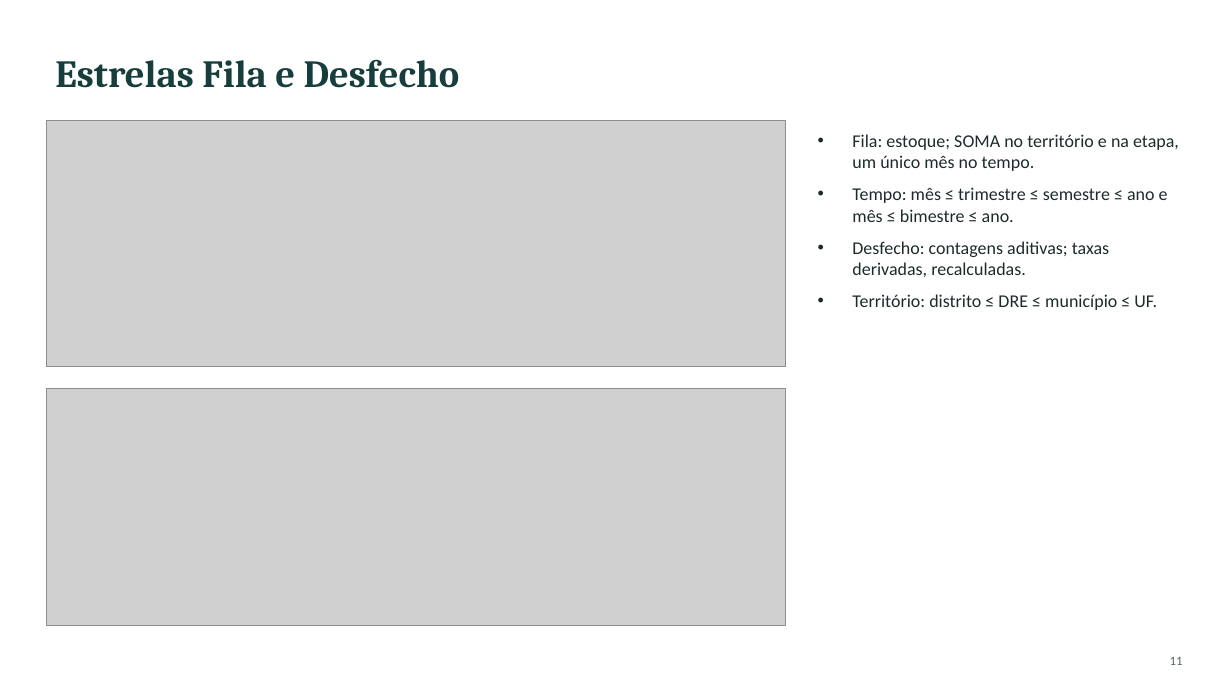
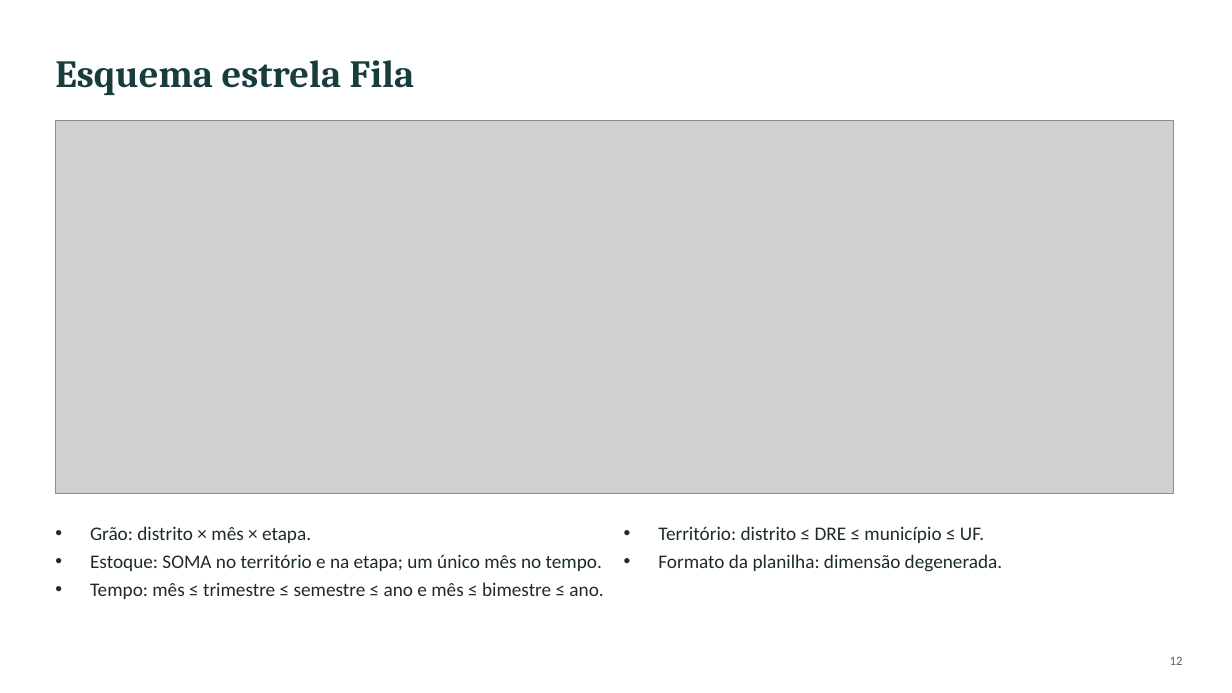
Before and after one commit to kevennlaranjeira/OLAP2026, a slide deck: slide 12 of docs/apresentacao/apresentacao-projeto1.pptx (slide 11 before the commit). Drawn at 1232x693 pixels with LibreOffice and Linux fonts; fonts in the diff are those of the drawing; grey boxes stand for pictures. Boxes give left, top, right and bottom in pixels: in the first picture for what was removed or moved away, otherwise in the second. Text is boxed around its words. In the diff, an @@ line names an element or a change of style, - is before the commit and + after.

```diff
--- a/docs/apresentacao/apresentacao-projeto1.pptx
+++ b/docs/apresentacao/apresentacao-projeto1.pptx
@@ text at box(55, 60, 415, 95): text changed @@
-Estrelas Fila e Desfecho
+Esquema estrela Fila
@@ picture: place and size @@
-picture at box(46, 120, 786, 367)
+picture at box(55, 120, 1174, 494)
@@ text at box(852, 241, 1157, 310): paragraphs removed @@
-• Desfecho: contagens aditivas; taxas derivadas, recalculadas.
-• Território: distrito ≤ DRE ≤ município ≤ UF.
@@ picture removed at box(46, 388, 786, 626) @@
@@ text "Grão: distrito × mês × ...": place and size @@
-text "Grão: distrito × mês × ..." at box(852, 134, 1179, 310)
+text "Grão: distrito × mês × ..." at box(90, 526, 603, 599)
@@ text at box(90, 526, 602, 571): text changed; size 14 to 15 pt @@
-• Fila: estoque; SOMA no território e na etapa, um único mês no tempo.
+• Grão: distrito × mês × etapa.
+• Estoque: SOMA no território e na etapa; um único mês no tempo.
@@ text added at box(658, 526, 1002, 572), 15 pt, text #1E2B2B @@
+• Território: distrito ≤ DRE ≤ município ≤ UF.
+• Formato da planilha: dimensão degenerada.
@@ text at box(90, 582, 603, 599): size 14 to 15 pt in "Tempo: mês ≤ trimestre ≤ semestre ≤ ..."; less space between paragraphs @@
@@ text at box(1170, 656, 1183, 665): text changed @@
-11
+12
```
Also in this commit, not shown: 12 other slides changed, 7 slides added, 3 slides removed, 3 other files.
